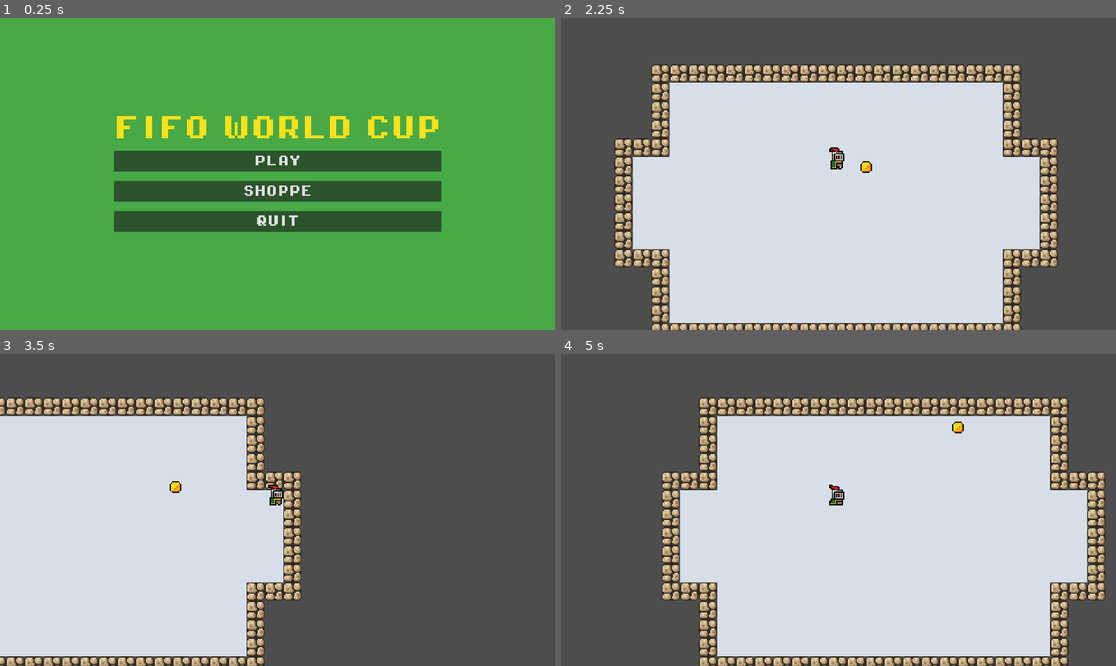
Above: before the commit, frames 1-4 (two rows, left to right).
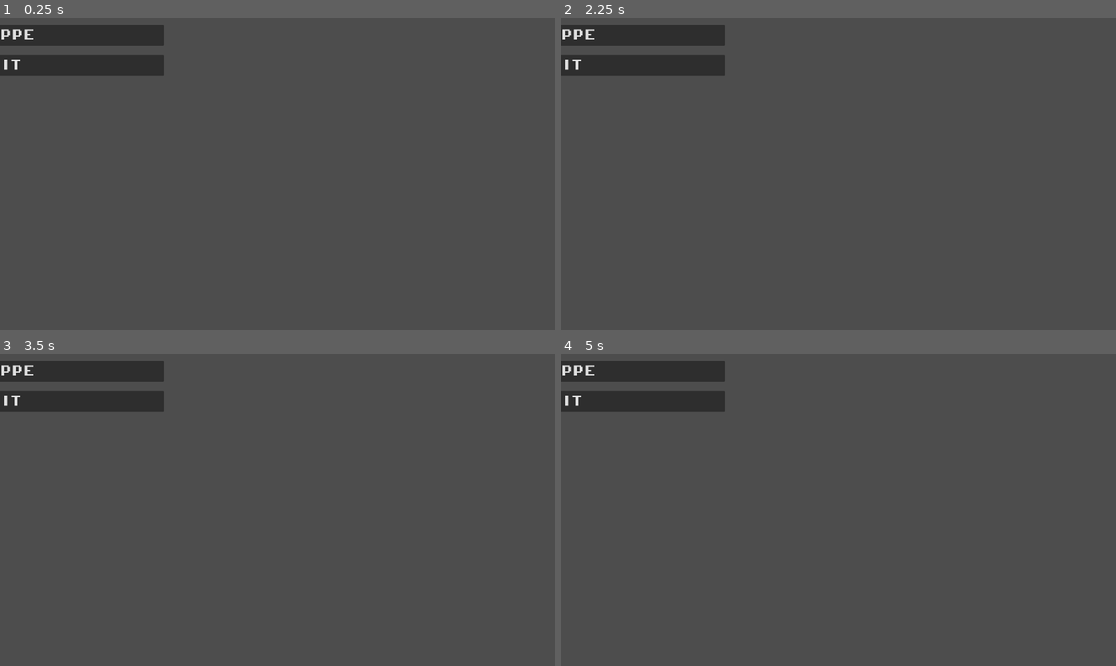
Above: after the commit, the same moments.

Repository: SeanK27/fifo-world-cup
Game: Godot game, scene res://scenes/game.tscn
Two runs of this game, one before a commit and one after it. Both use one fixed random seed, a clock stepped at 60 frames per second and the inputs below. Before the commit the project starts from res://scenes/main_menu.tscn.
Inputs (mouse positions are in pixels of both pictures, inside the frame that each line leads up to):
- Up to frame 1 (0.25 s): no input
- Up to frame 2 (2.25 s): click (838, 192) at 0.5 s, where only the run before the commit has a clickable "SHOPPE"; click (610, 305) at 1.25 s, where only the run before the commit has a clickable "MENU"; click (838, 161) at 2 s, where only the run before the commit has a clickable "PLAY"
- Up to frame 3 (3.5 s): tap Enter (ui_accept) at 2.75, 3.02 s; hold Right (move_right) from 2.78 s (still down)
- Up to frame 4 (5 s): tap Enter (ui_accept) at 3.77 s; release Right (move_right) at 4.28 s; hold Left (move_left) from 4.28 s (still down)

The runs differ from the first frame. In frame 1, 100% of the frame differs, in the area x 0-100%, y 0-100%; in frame 2, 65%; in frame 3, 46%; in frame 4, 66%.

Commit message:
everything is in an overarching game node and scripts are organized + game script

Diff:
--- a/project.godot
+++ b/project.godot
@@ -11,9 +11,14 @@
 [application]
 
 config/name="FIFO_World_Cup"
-run/main_scene="uid://dctoj7ufsfjtd"
+run/main_scene="uid://st5msephdpjd"
 config/features=PackedStringArray("4.6", "Forward Plus")
 config/icon="res://icon.svg"
+
+[display]
+
+window/size/viewport_width=1920
+window/size/viewport_height=1080
 
 [input]
 
@@ -37,10 +42,6 @@
 "events": [Object(InputEventKey,"resource_local_to_scene":false,"resource_name":"","device":-1,"window_id":0,"alt_press …(195 unchanged characters)…
 ]
 }
-[display]
-
-window/size/viewport_width=1920
-window/size/viewport_height=1080
 
 [physics]
 
--- a/scenes/betting.tscn
+++ b/scenes/betting.tscn
@@ -1,7 +1,7 @@
 [gd_scene format=3 uid="uid://dwk302bdyiikn"]
 
 [ext_resource type="FontFile" uid="uid://cub4mkwqgm8be" path="res://assets/fonts/PixelOperator8-Bold.ttf" id="1_bold"]
-[ext_resource type="Script" uid="uid://c0wit58pw14kd" path="res://scenes/betting.gd" id="2_script"]
+[ext_resource type="Script" uid="uid://c0wit58pw14kd" path="res://scripts/betting.gd" id="2_script"]
 
 [node name="BettingMenu" type="Control" unique_id=296294407]
 layout_mode = 3
--- /dev/null
+++ b/scenes/game.tscn
@@ -0,0 +1,7 @@
+[gd_scene format=3 uid="uid://st5msephdpjd"]
+
+[ext_resource type="PackedScene" uid="uid://dctoj7ufsfjtd" path="res://scenes/main_menu.tscn" id="1_uwrxv"]
+
+[node name="Game" type="Node2D" unique_id=1074290147]
+
+[node name="Main Menu" parent="." unique_id=1115933007 instance=ExtResource("1_uwrxv")]
--- a/scenes/main_menu.tscn
+++ b/scenes/main_menu.tscn
@@ -1,7 +1,7 @@
 [gd_scene format=3 uid="uid://dctoj7ufsfjtd"]
 
 [ext_resource type="FontFile" uid="uid://cub4mkwqgm8be" path="res://assets/fonts/PixelOperator8-Bold.ttf" id="1_bold"]
-[ext_resource type="Script" uid="uid://bs7d1fd3s6gif" path="res://scenes/main_menu.gd" id="2_script"]
+[ext_resource type="Script" uid="uid://bs7d1fd3s6gif" path="res://scripts/main_menu.gd" id="2_script"]
 
 [node name="Main Menu" type="Control" unique_id=1115933007]
 layout_mode = 3
--- a/scenes/soccer.tscn
+++ b/scenes/soccer.tscn
@@ -3,7 +3,7 @@
 [ext_resource type="PackedScene" uid="uid://dui2kk0tcr4ub" path="res://scenes/player.tscn" id="1_twfvg"]
 [ext_resource type="PackedScene" uid="uid://b62f6t3xdk2gs" path="res://scenes/ball.tscn" id="2_pmrbq"]
 [ext_resource type="Texture2D" uid="uid://b0nvp84ikyihl" path="res://assets/sprites/world_tileset.png" id="3_pmrbq"]
-[ext_resource type="Script" uid="uid://der80qv60rlav" path="res://scenes/soccer.gd" id="4_soccer"]
+[ext_resource type="Script" uid="uid://der80qv60rlav" path="res://scripts/soccer.gd" id="4_soccer"]
 
 [sub_resource type="TileSetAtlasSource" id="TileSetAtlasSource_eifhp"]
 texture = ExtResource("3_pmrbq")
--- /dev/null
+++ b/scripts/game.gd
@@ -0,0 +1 @@
+extends Node
Renamed: scenes/betting.gd -> scripts/betting.gd
Renamed: scenes/betting.gd.uid -> scripts/betting.gd.uid
Not shown, added: scripts/game.gd.uid
Renamed: scenes/main_menu.gd -> scripts/main_menu.gd
Renamed: scenes/main_menu.gd.uid -> scripts/main_menu.gd.uid
Renamed: scenes/soccer.gd -> scripts/soccer.gd
Renamed: scenes/soccer.gd.uid -> scripts/soccer.gd.uid
